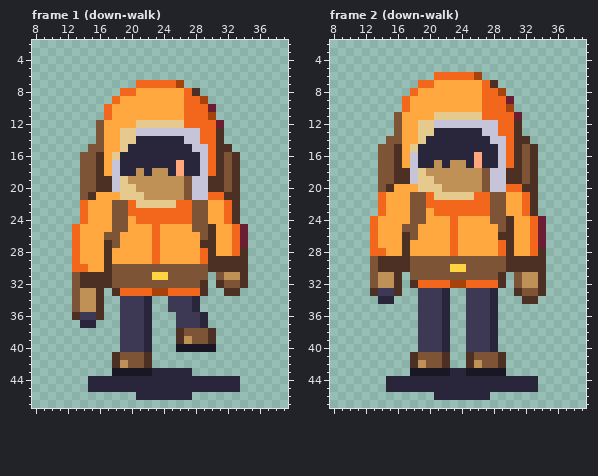
One commit to this pixel-art file: art/companion-48/review-place/work/pawn-aseprite/pawn.aseprite. That is the earlier state.
48x48 pixels, 28 frames. Shown: frame 1 (down-walk): x 8..39, y 2..47; frame 2 (down-walk): x 8..39, y 2..47. The commit also changed other frames, which this record leaves out.
After the commit:
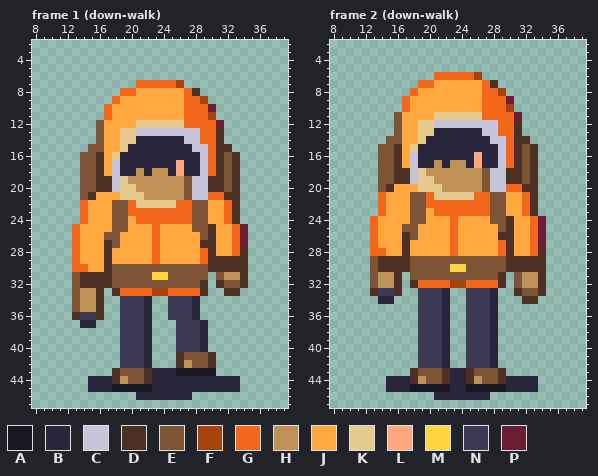
Palette (. is transparent): A #1a1725  B #29253a  C #c6c4d8  D #4b3023  E #7d5435  F #a6420c  G #f2671b  H #bf9157  J #ffa83f  K #e6c98c  L #ffa67c  M #ffd441  N #3d3954  P #6b1e33
Difference:
Frame 1 (down-walk):
y 36: x 25 . -> N; x 28..29 NB -> B.
y 38: x 26..30 DEEED -> NNNB.
y 39: x 26..30 DHEED -> NNNB.
y 40: x 26..30 AAAAA -> NNNB.
y 41: x 18..22 DEEED -> .NNNB; x 26..30 ..... -> DEEED
y 42: x 18..22 DHEED -> .NNNB; x 26..30 ..... -> DHEED
y 43: x 18..22 AAAAA -> DEEED; x 26..30 BB... -> AAAAA
y 44: x 18..22 BBBBB -> DHEED
y 45: x 18..22 BBBBB -> AAAAA
Frame 2 (down-walk):
y 41: x 18..22 DEEED -> .NNNB; x 25..29 DEEED -> NNNB.
y 42: x 18..22 DHEED -> .NNNB; x 25..29 DHEED -> NNNB.
y 43: x 18..22 AAAAA -> DEEED; x 25..29 AAAAA -> DEEED
y 44: x 18..22 BBBBB -> DHEED; x 25..29 BBBBB -> DHEED
y 45: x 18..22 BBBBB -> AAAAA; x 25..29 BBBBB -> AAAAA
Boxes around the changes in both pictures, in picture pixels (x1, y1, x2, y2):
changed: (168, 312, 216, 376)
changed: (112, 352, 152, 392)
changed: (410, 352, 506, 392)
